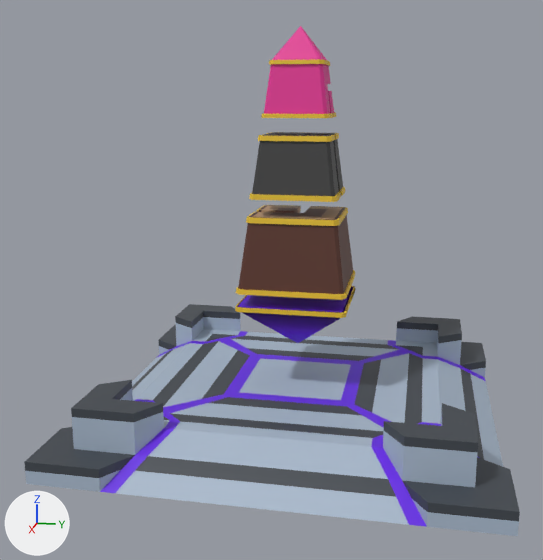
Two versions of the FBX model Assets/_Model/Model_Obelisk_Stage1.fbx, one commit apart.
Both versions are drawn from a 50 mm camera at (79.0, 12.8, 34.4) aimed at (1.9, -2.6, 15.1). The lights are fixed; the arrows at lower left show +X, +Y and +Z.

Before the edit, the objects in view are built like this:
```python
ob_buildsite = bpy.data.objects.new('Buildsite', me_cube_001)
ob_buildsite.location = (0.6, -0.7, -0.3)
ob_obelisk_stage_1 = bpy.data.objects.new('Obelisk Stage 1', me_cube_005)
ob_obelisk_stage_1.location = (0.0, 0.0, 14.4)
ob_obelisk_stage_2 = bpy.data.objects.new('Obelisk Stage 2', me_cube_003)
ob_obelisk_stage_2.location = (0.0, 0.0, 24.1)
ob_obelisk_stage_3 = bpy.data.objects.new('Obelisk Stage 3', me_cube_002)
ob_obelisk_stage_3.location = (0.0, 0.0, 32.2)
```
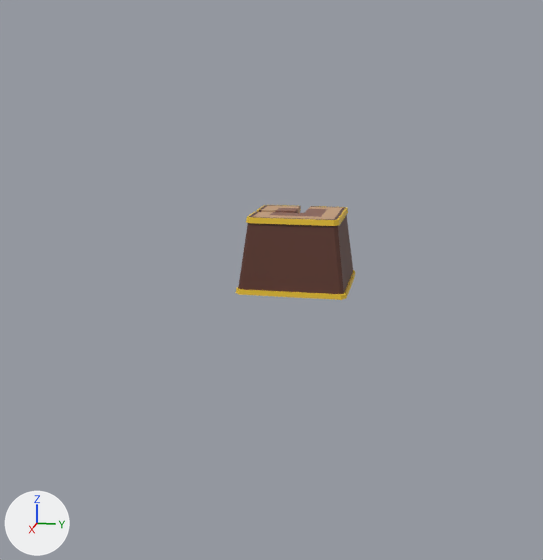
Commit message: FIXED Obelisk + Build Site models (my bad)

Changed parts and their boxes (x1, y1, x2, y2) in the pictures (543 x 560 px):
'Buildsite', deleted
    before: (24, 286, 520, 536)
    faces in mat_base (blue #a9b9cc): (25, 317, 519, 536)
    faces in mat_base_trim (dark grey #41474e): (24, 304, 520, 522)
    faces in mat_magic_material (purple #661ae7): (100, 286, 486, 527)
    faces in mat_gold_trim (yellow #e7bf2e): (235, 286, 355, 318)
'Obelisk Stage 2', deleted (black)
    before: (249, 132, 345, 202)
    faces in mat_stone (black #3f3f3f): (252, 132, 343, 196)
    faces in mat_gold_trim (yellow #e7bf2e): (249, 132, 345, 202)
'Obelisk Stage 3', deleted (pink)
    before: (261, 26, 336, 118)
    faces in mat_crystal (pink #e73396): (264, 26, 334, 114)
    faces in mat_gold_trim (yellow #e7bf2e): (261, 59, 336, 118)

Patch to the scene script:
```diff
--- a/Assets/_Model/Model_Obelisk_Stage1.fbx.py
+++ b/Assets/_Model/Model_Obelisk_Stage1.fbx.py
@@ ob_obelisk_stage_3 @@
-ob_obelisk_stage_3 = bpy.data.objects.new('Obelisk Stage 3', me_cube_002)
-ob_obelisk_stage_3.location = (0.0, 0.0, 32.2)
@@ ob_obelisk_stage_2 @@
-ob_obelisk_stage_2 = bpy.data.objects.new('Obelisk Stage 2', me_cube_003)
-ob_obelisk_stage_2.location = (0.0, 0.0, 24.1)
@@ ob_buildsite @@
-ob_buildsite = bpy.data.objects.new('Buildsite', me_cube_001)
-ob_buildsite.location = (0.6, -0.7, -0.3)
```
